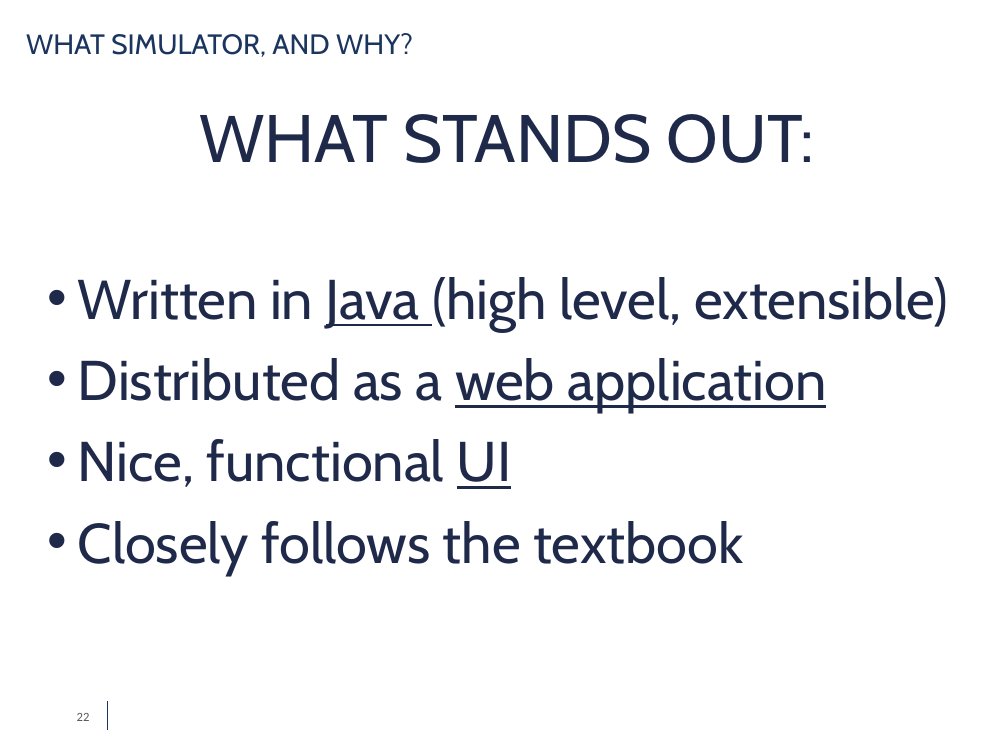
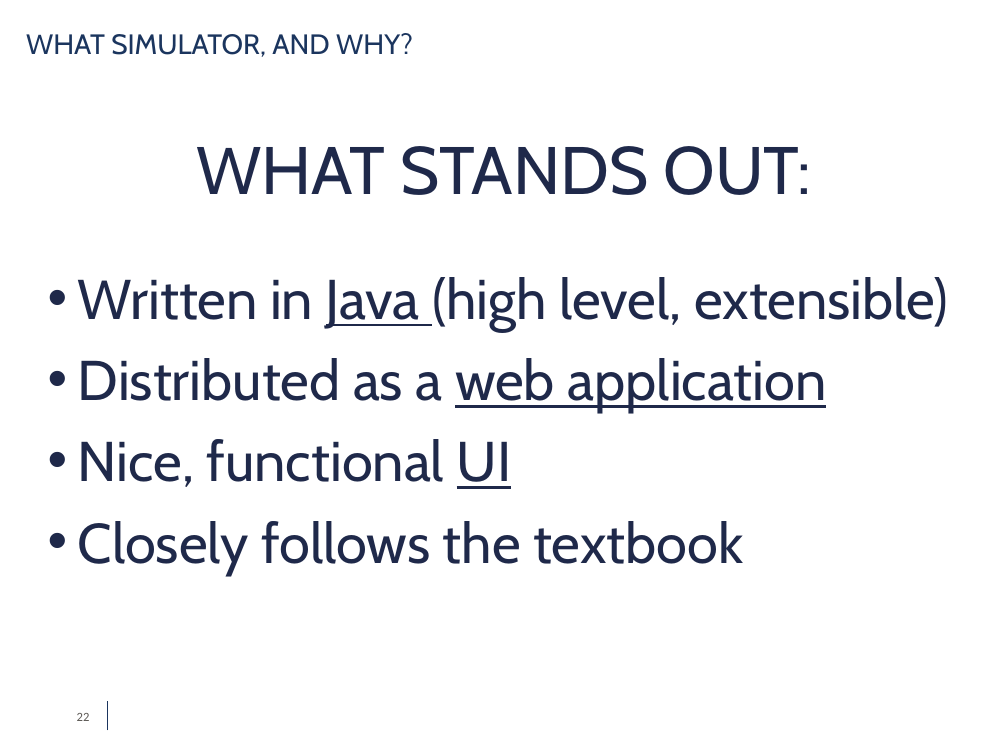
Before and after one commit to simdeistud/bachelors-thesis, a slide deck: slide 22 of SlidesDeiana4_3 -ABRIDGED.pptx. Drawn at 1008x756 pixels with LibreOffice and Linux fonts; fonts in the diff are those of the drawing; background and template pictures are left out. Boxes give left, top, right and bottom in pixels: in the first picture for what was removed or moved away, otherwise in the second. Text is boxed around its words. In the diff, an @@ line names an element or a change of style, - is before the commit and + after.

```diff
--- a/SlidesDeiana4_3 -ABRIDGED.pptx
+++ b/SlidesDeiana4_3 -ABRIDGED.pptx
@@ text "WHAT STANDS OUT:": place and size @@
-text "WHAT STANDS OUT:" at [199,114,814,163]
+text "WHAT STANDS OUT:" at [196,146,811,195]
```
Also in this commit, not shown: 16 other slides changed, 4 slides added, 4 slides removed, 1 other file.
